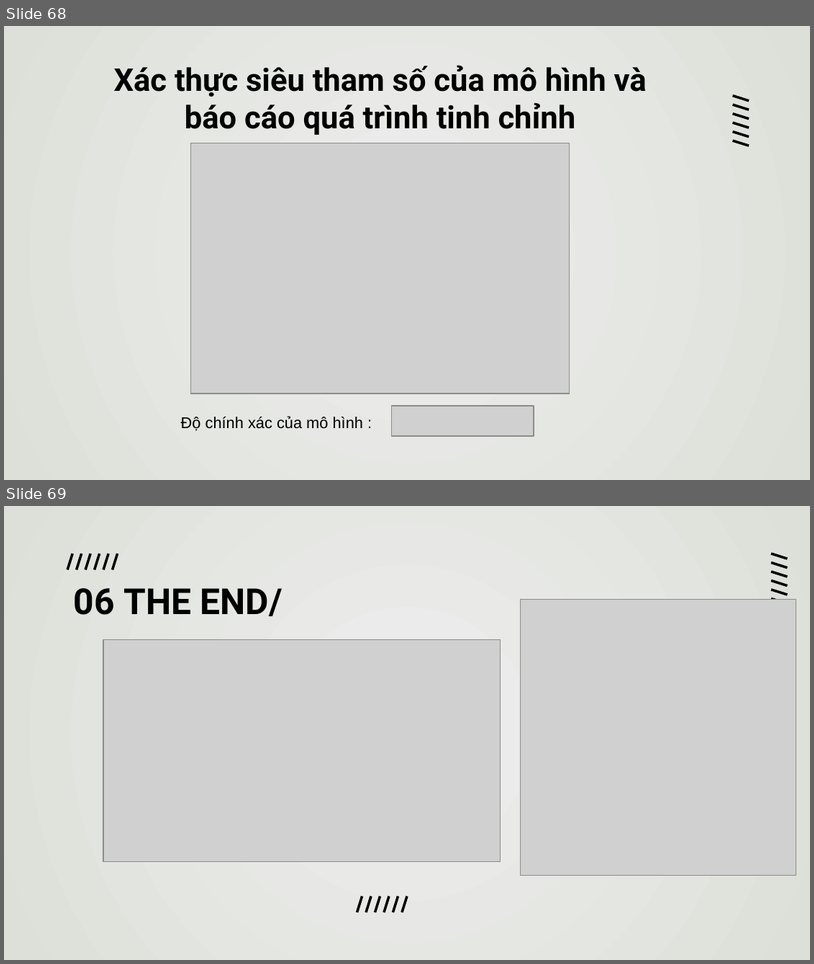
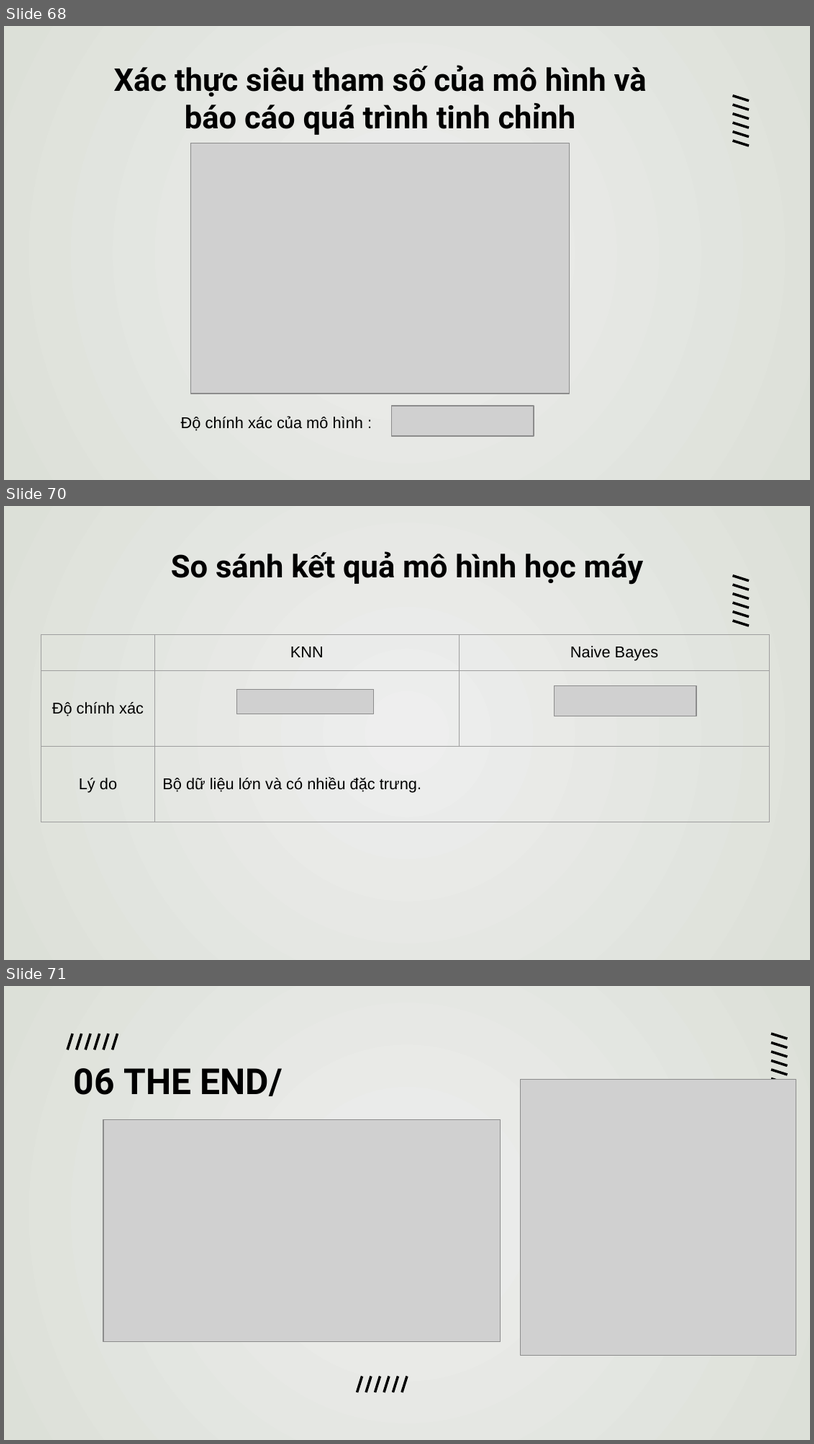
Before and after one commit to duongtanton/NP-KHDL-Gr9, a slide deck: group09.pptx. Shown one above the other, each under a label of ours: slides 68 and 69 before the commit, slides 68, 70 and 71 after it; the slides between them are not shown. The pictures are 814x964 and 814x1444 pixels, drawn with LibreOffice and Linux fonts; fonts in the diff are those of the drawing; grey boxes stand for pictures. Boxes give left, top, right and bottom in pixels: in the first picture for what was removed or moved away, otherwise in the second. Text is boxed around its words. In the diff, an @@ line names an element or a change of style, - is before the commit and + after.

```diff
--- a/group09.pptx
+++ b/group09.pptx
@@ slide 70 added at (4, 506, 810, 960), background gradient #EEEEEE to #DCE0D8 @@
@@ title added at (171, 551, 644, 584), 28 pt, text #000000, bold @@
+So sánh kết quả mô hình học máy
@@ table added at (41, 635, 769, 822), 3 rows, 3 columns @@
+ | KNN | Naive Bayes
+Độ chính xác |  | 
+Lý do | Bộ dữ liệu lớn và có nhiều đặc trưng. | 
@@ group added at (733, 575, 749, 626): 6 lines @@
@@ picture added at (237, 689, 374, 713) @@
@@ picture added at (555, 686, 697, 716) @@
@@ what was slide 69 is now slide 71 @@
```
Also in this commit, not shown: 1 other slide added.
